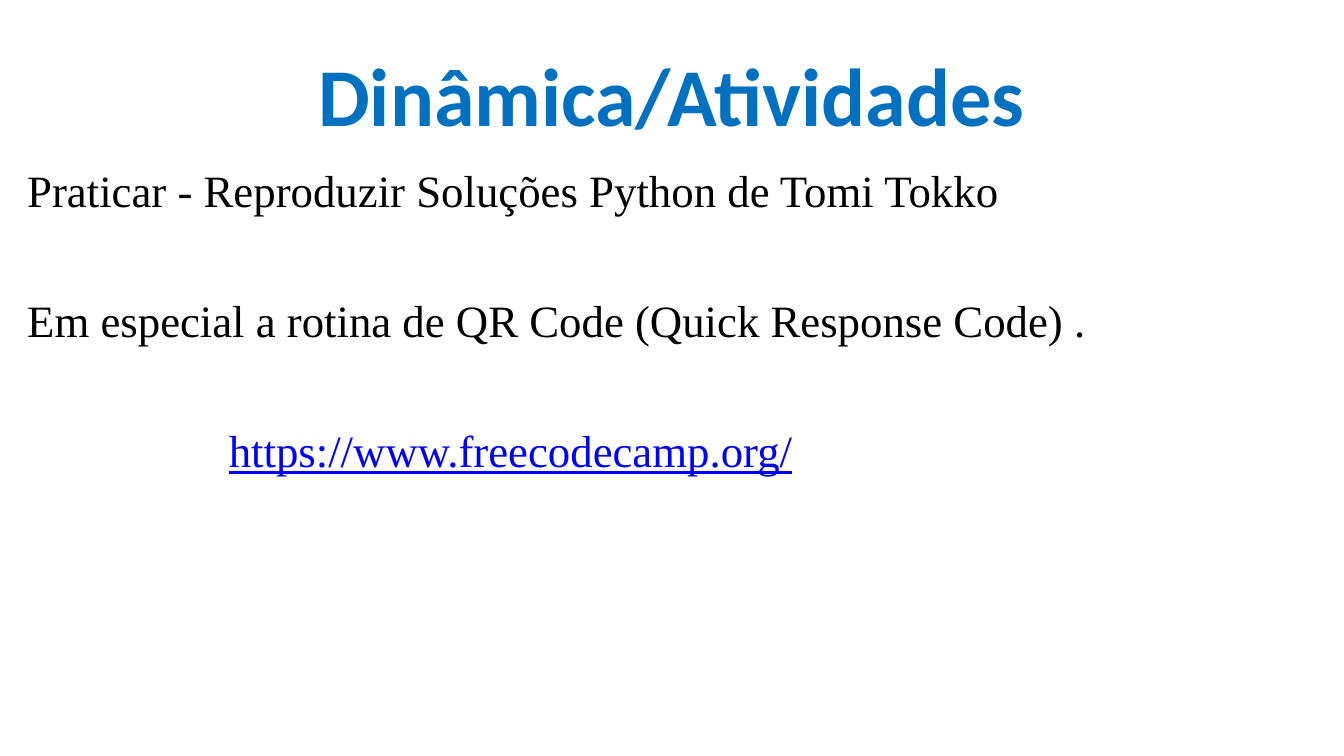
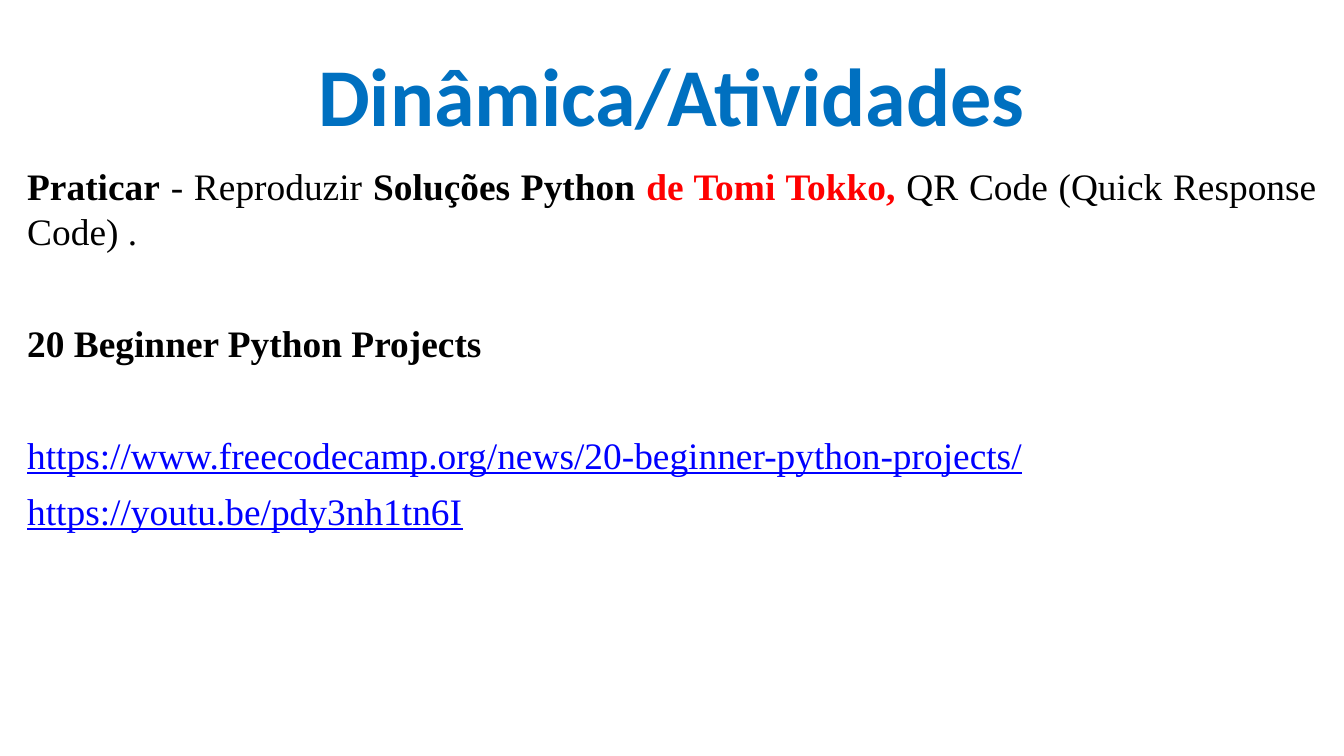
Before and after one commit to CloudEducationBrazil/WydenArea1AplicacaoCloudIndustria40Python, a slide deck: slide 26 of 01 Classes/Aula 08 - Aplicação Cloud Indústria 40 Python IoT - Tecnologias Emergentes.pptx. Drawn at 1344x756 pixels with LibreOffice and Linux fonts; fonts in the diff are those of the drawing; background and template pictures are left out. Boxes give left, top, right and bottom in pixels: in the first picture for what was removed or moved away, otherwise in the second. Text is boxed around its words. In the diff, an @@ line names an element or a change of style, - is before the commit and + after.

Commit message:
Aula 08 Cloud IoT Python Indústria 4.0 e Outros 09maio2023

```diff
--- a/01 Classes/Aula 08 - Aplicação Cloud Indústria 40 Python IoT - Tecnologias Emergentes.pptx
+++ b/01 Classes/Aula 08 - Aplicação Cloud Indústria 40 Python IoT - Tecnologias Emergentes.pptx
@@ text at <box>27,174,1316,532</box>: text changed; size 24 to 20 pt; text colour #000000 to #0000FF @@
-Praticar - Reproduzir Soluções Python de Tomi Tokko
-Em especial a rotina de QR Code (Quick Response Code) .
-https://www.freecodecamp.org/
+Praticar - Reproduzir Soluções Python de Tomi Tokko, QR Code (Quick Response Code) .
+20 Beginner Python Projects
+https://www.freecodecamp.org/news/20-beginner-python-projects/
+https://youtu.be/pdy3nh1tn6I
```
Also in this commit, not shown: 3 other slides changed, 2 slides added, 2 other files.
